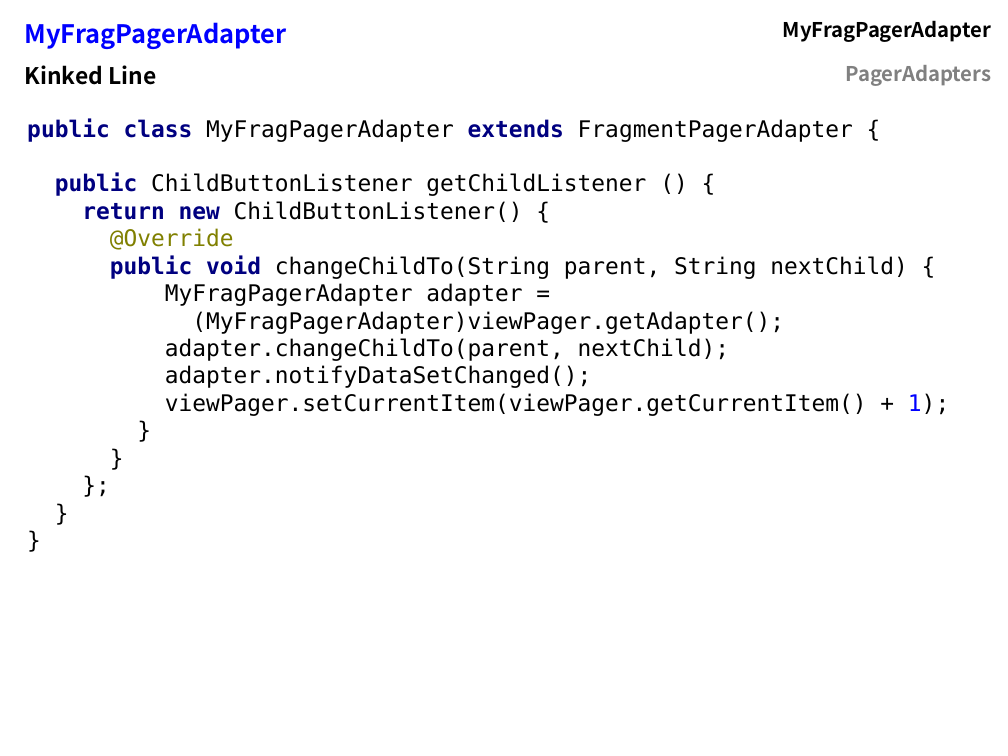
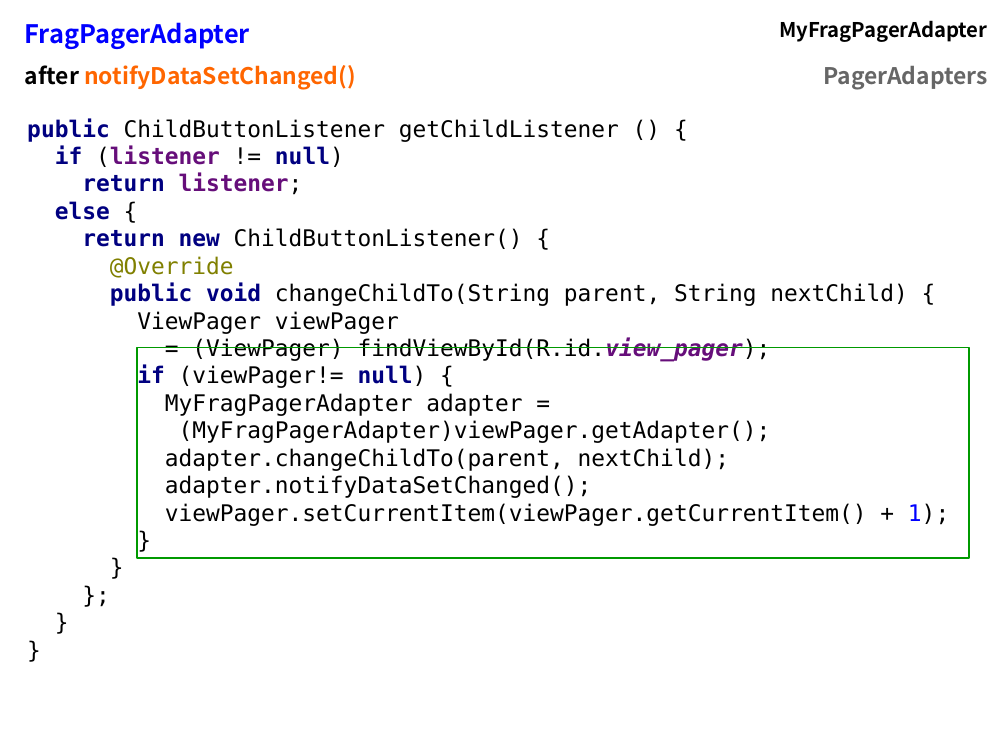
Before and after one commit to flocela/PagerAdaptersHandouts, a slide deck: slide 31 of PagerAdapterPresentation.odp (slide 35 before the commit). Drawn at 1008x756 pixels with LibreOffice and Linux fonts; fonts in the diff are those of the drawing. Boxes give left, top, right and bottom in pixels: in the first picture for what was removed or moved away, otherwise in the second. Text is boxed around its words. In the diff, an @@ line names an element or a change of style, - is before the commit and + after.

```diff
--- a/PagerAdapterPresentation.odp
+++ b/PagerAdapterPresentation.odp
@@ table at (x1=16, y1=9, x2=997, y2=94) @@
-row 1, column 1: MyFragPagerAdapter
+row 1, column 1: FragPagerAdapter
-row 2, column 1: Kinked Line
+row 2, column 1: after notifyDataSetChanged()
@@ size 16 to 18 pt, text colour #808080 to #666666 in "PagerAdapters" @@
@@ table resized from (x1=16, y1=9, x2=1001, y2=90) to (x1=16, y1=9, x2=997, y2=94) @@
@@ text at (x1=36, y1=65, x2=453, y2=78): text changed @@
-MyPlainPagerAdapter - UML diagram
+MyPlainPagerAdapter - activity_main.xml
@@ text at (x1=27, y1=118, x2=908, y2=416): text changed @@
-public class MyFragPagerAdapter extends FragmentPagerAdapter {
-public ChildButtonListener getChildListener () {
-return new ChildButtonListener() {
-@Override
-public void changeChildTo(String parent, String nextChild) {
-MyFragPagerAdapter adapter =
+public ChildButtonListener getChildListener () {
+if (listener != null)
+return listener;
+else {
+return new ChildButtonListener() {
+@Override
+public void changeChildTo(String parent, String nextChild) {
+ViewPager viewPager
+= (ViewPager) findViewById(R.id.view_pager);
+if (viewPager!= null) {
+MyFragPagerAdapter adapter =
@@ rectangle added at (x1=137, y1=348, x2=970, y2=558), outline #009900 1.45 pt @@
```
Also in this commit, not shown: 16 other slides changed, 8 slides added, 4 slides removed, 2 other files.
